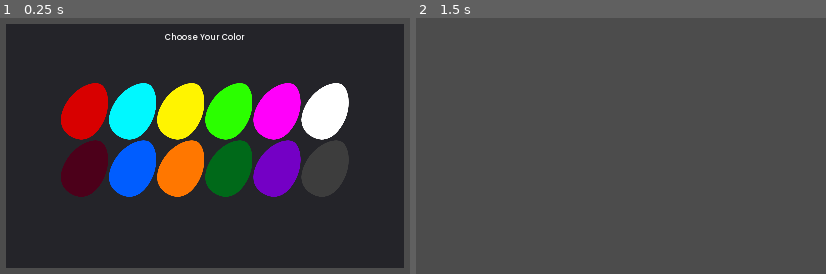
Above: before the commit, frames 1-2 (left to right).
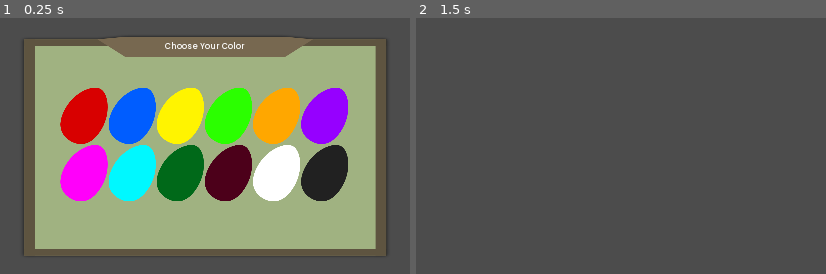
Above: after the commit, the same moments.

Repository: Spootikai/family_splatters
Game: Godot game, scene res://scenes/ColorPicker.tscn
The game is run twice, just before and just after one commit, with the same random seed, the same clock (stepped at 60 frames per second) and the same inputs. This scene is started directly instead of the project's main scene.
Inputs (mouse positions are in pixels of both pictures, inside the frame that each line leads up to; where the layout moved, square brackets give the same spot in the first picture):
- Up to frame 1 (0.25 s): no input
- Up to frame 2 (1.5 s): click (547, 171) [547, 110] at 0.5 s; tap Enter (ui_accept) at 1.25 s; move the mouse to (797, 122) at 1.27 s; press the mouse at (797, 122) at 1.28 s; hold Up (ui_up) from 1.28 s (still down)

The runs differ from the first frame. In frame 1, 86% of the frame differs, in the area x 1-99%, y 2-98%; in frame 2, nothing differs.

Commit message:
Add files via upload

Diff:
--- a/scenes/ColorPicker.tscn
+++ b/scenes/ColorPicker.tscn
@@ -1,8 +1,13 @@
-[gd_scene load_steps=4 format=2]
+[gd_scene load_steps=6 format=2]
 
 [ext_resource path="res://scenes/ColorPicker.gd" type="Script" id=1]
 [ext_resource path="res://themes/normal_menu.tres" type="Theme" id=2]
 [ext_resource path="res://scenes/ColorButton.tscn" type="PackedScene" id=3]
+[ext_resource path="res://assets/UI Art/familysplatter-panel.png" type="Texture" id=4]
+
+[sub_resource type="StyleBoxTexture" id=1]
+texture = ExtResource( 4 )
+region_rect = Rect2( 0, 0, 930, 890 )
 
 [node name="ColorPicker" type="Control"]
 anchor_right = 1.0
@@ -15,10 +20,11 @@
 anchor_top = 0.5
 anchor_right = 0.5
 anchor_bottom = 0.5
-margin_left = -477.0
-margin_top = -293.0
-margin_right = 477.0
-margin_bottom = 293.0
+margin_left = -448.5
+margin_top = -271.5
+margin_right = 448.5
+margin_bottom = 271.5
+custom_styles/panel = SubResource( 1 )
 
 [node name="Label" type="Label" parent="Panel"]
 anchor_left = 0.5
@@ -31,10 +37,10 @@
 align = 1
 
 [node name="GridContainer" type="GridContainer" parent="Panel"]
-margin_left = 131.0
-margin_top = 142.0
-margin_right = 1521.0
-margin_bottom = 956.0
+margin_left = 100.5
+margin_top = 130.5
+margin_right = 1490.5
+margin_bottom = 944.5
 rect_scale = Vector2( 0.5, 0.5 )
 columns = 6
 
@@ -42,11 +48,11 @@
 rect_scale = Vector2( 1, 1 )
 color = Color( 0.85098, 0, 0, 1 )
 
-[node name="TextureButton8" parent="Panel/GridContainer" instance=ExtResource( 3 )]
+[node name="TextureButton2" parent="Panel/GridContainer" instance=ExtResource( 3 )]
 margin_left = 231.0
 margin_right = 458.0
 rect_scale = Vector2( 1, 1 )
-color = Color( 0, 0.976471, 1, 1 )
+color = Color( 0, 0.368627, 1, 1 )
 
 [node name="TextureButton3" parent="Panel/GridContainer" instance=ExtResource( 3 )]
 margin_left = 462.0
@@ -61,55 +67,55 @@
 rect_scale = Vector2( 1, 1 )
 color = Color( 0.172549, 1, 0, 1 )
 
-[node name="TextureButton7" parent="Panel/GridContainer" instance=ExtResource( 3 )]
+[node name="TextureButton5" parent="Panel/GridContainer" instance=ExtResource( 3 )]
 margin_left = 924.0
 margin_right = 1151.0
 rect_scale = Vector2( 1, 1 )
-color = Color( 1, 0, 0.984314, 1 )
+color = Color( 1, 0.658824, 0, 1 )
 
-[node name="TextureButton11" parent="Panel/GridContainer" instance=ExtResource( 3 )]
+[node name="TextureButton6" parent="Panel/GridContainer" instance=ExtResource( 3 )]
 margin_left = 1155.0
 margin_right = 1382.0
 rect_scale = Vector2( 1, 1 )
-color = Color( 1, 1, 1, 1 )
+color = Color( 0.592157, 0, 1, 1 )
 
-[node name="TextureButton10" parent="Panel/GridContainer" instance=ExtResource( 3 )]
+[node name="TextureButton7" parent="Panel/GridContainer" instance=ExtResource( 3 )]
 margin_top = 275.0
 margin_bottom = 546.0
 rect_scale = Vector2( 1, 1 )
-color = Color( 0.301961, 0, 0.105882, 1 )
+color = Color( 1, 0, 0.984314, 1 )
 
-[node name="TextureButton2" parent="Panel/GridContainer" instance=ExtResource( 3 )]
+[node name="TextureButton8" parent="Panel/GridContainer" instance=ExtResource( 3 )]
 margin_left = 231.0
 margin_top = 275.0
 margin_right = 458.0
 margin_bottom = 546.0
 rect_scale = Vector2( 1, 1 )
-color = Color( 0, 0.368627, 1, 1 )
+color = Color( 0, 0.976471, 1, 1 )
 
-[node name="TextureButton5" parent="Panel/GridContainer" instance=ExtResource( 3 )]
+[node name="TextureButton9" parent="Panel/GridContainer" instance=ExtResource( 3 )]
 margin_left = 462.0
 margin_top = 275.0
 margin_right = 689.0
 margin_bottom = 546.0
 rect_scale = Vector2( 1, 1 )
-color = Color( 1, 0.470588, 0, 1 )
+color = Color( 0, 0.415686, 0.101961, 1 )
 
-[node name="TextureButton9" parent="Panel/GridContainer" instance=ExtResource( 3 )]
+[node name="TextureButton10" parent="Panel/GridContainer" instance=ExtResource( 3 )]
 margin_left = 693.0
 margin_top = 275.0
 margin_right = 920.0
 margin_bottom = 546.0
 rect_scale = Vector2( 1, 1 )
-color = Color( 0, 0.415686, 0.101961, 1 )
+color = Color( 0.301961, 0, 0.105882, 1 )
 
-[node name="TextureButton6" parent="Panel/GridContainer" instance=ExtResource( 3 )]
+[node name="TextureButton11" parent="Panel/GridContainer" instance=ExtResource( 3 )]
 margin_left = 924.0
 margin_top = 275.0
 margin_right = 1151.0
 margin_bottom = 546.0
 rect_scale = Vector2( 1, 1 )
-color = Color( 0.458824, 0, 0.776471, 1 )
+color = Color( 1, 1, 1, 1 )
 
 [node name="TextureButton12" parent="Panel/GridContainer" instance=ExtResource( 3 )]
 margin_left = 1155.0
@@ -117,4 +123,4 @@
 margin_right = 1382.0
 margin_bottom = 546.0
 rect_scale = Vector2( 1, 1 )
-color = Color( 0.243137, 0.243137, 0.243137, 1 )
+color = Color( 0.133333, 0.133333, 0.133333, 1 )
--- a/scenes/Settings.gd
+++ b/scenes/Settings.gd
@@ -7,7 +7,8 @@
 
 # Called when the node enters the scene tree for the first time.
 func _ready():
-	pass # Replace with function body.
+	pass
+
 
 
 
--- a/scenes/Settings.tscn
+++ b/scenes/Settings.tscn
@@ -1,8 +1,15 @@
-[gd_scene load_steps=4 format=2]
+[gd_scene load_steps=8 format=2]
 
 [ext_resource path="res://themes/normal_menu.tres" type="Theme" id=1]
-[ext_resource path="res://assets/circle.png" type="Texture" id=2]
+[ext_resource path="res://assets/UI Art/exit-hover.png" type="Texture" id=2]
 [ext_resource path="res://scenes/Settings.gd" type="Script" id=3]
+[ext_resource path="res://assets/UI Art/familysplatter-panel.png" type="Texture" id=4]
+[ext_resource path="res://assets/UI Art/exit-normal.png" type="Texture" id=5]
+[ext_resource path="res://assets/UI Art/exit-pressed.png" type="Texture" id=6]
+
+[sub_resource type="StyleBoxTexture" id=1]
+texture = ExtResource( 4 )
+region_rect = Rect2( 0, 0, 930, 890 )
 
 [node name="Control" type="Control"]
 anchor_right = 1.0
@@ -14,11 +21,12 @@
 anchor_top = 0.5
 anchor_right = 0.5
 anchor_bottom = 0.5
-margin_left = -448.0
-margin_top = -418.5
-margin_right = 448.0
-margin_bottom = 418.5
+margin_left = -450.0
+margin_top = -425.0
+margin_right = 450.0
+margin_bottom = 425.0
 theme = ExtResource( 1 )
+custom_styles/panel = SubResource( 1 )
 
 [node name="VolumeSlider" type="HSlider" parent="Panel"]
 anchor_left = 0.5
@@ -49,13 +57,15 @@
 align = 1
 
 [node name="TextureButton" type="TextureButton" parent="Panel"]
-margin_left = 835.0
-margin_top = 8.5
-margin_right = 1035.0
-margin_bottom = 208.5
-rect_scale = Vector2( 0.25, 0.25 )
+anchor_right = 0.083
+margin_left = 800.0
+margin_top = 58.0
+margin_right = 781.3
+margin_bottom = 115.0
 theme = ExtResource( 1 )
-texture_normal = ExtResource( 2 )
+texture_normal = ExtResource( 5 )
+texture_pressed = ExtResource( 6 )
+texture_hover = ExtResource( 2 )
 
 [node name="VolumeLabel" type="Label" parent="Panel"]
 margin_left = 686.0
Binary file added: assets/UI Art/exit-hover.png
Not shown, added: assets/UI Art/exit-hover.png.import
Binary file added: assets/UI Art/exit-normal.png
Not shown, added: assets/UI Art/exit-normal.png.import
Binary file added: assets/UI Art/exit-pressed.png
Not shown, added: assets/UI Art/exit-pressed.png.import
Binary file added: assets/UI Art/familysplatter-panel.png
Not shown, added: assets/UI Art/familysplatter-panel.png.import
Binary file added: assets/UI Art/familysplatters-logotype.png
Not shown, added: assets/UI Art/familysplatters-logotype.png.import
